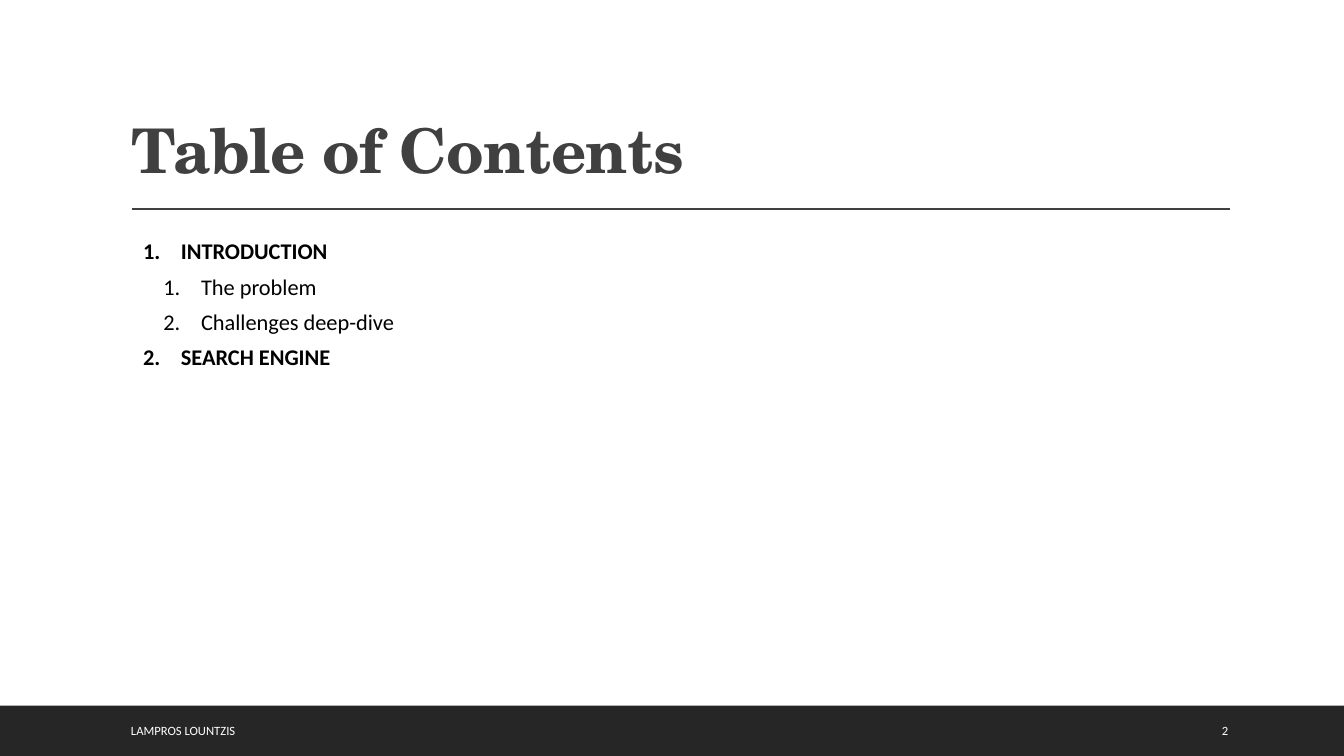
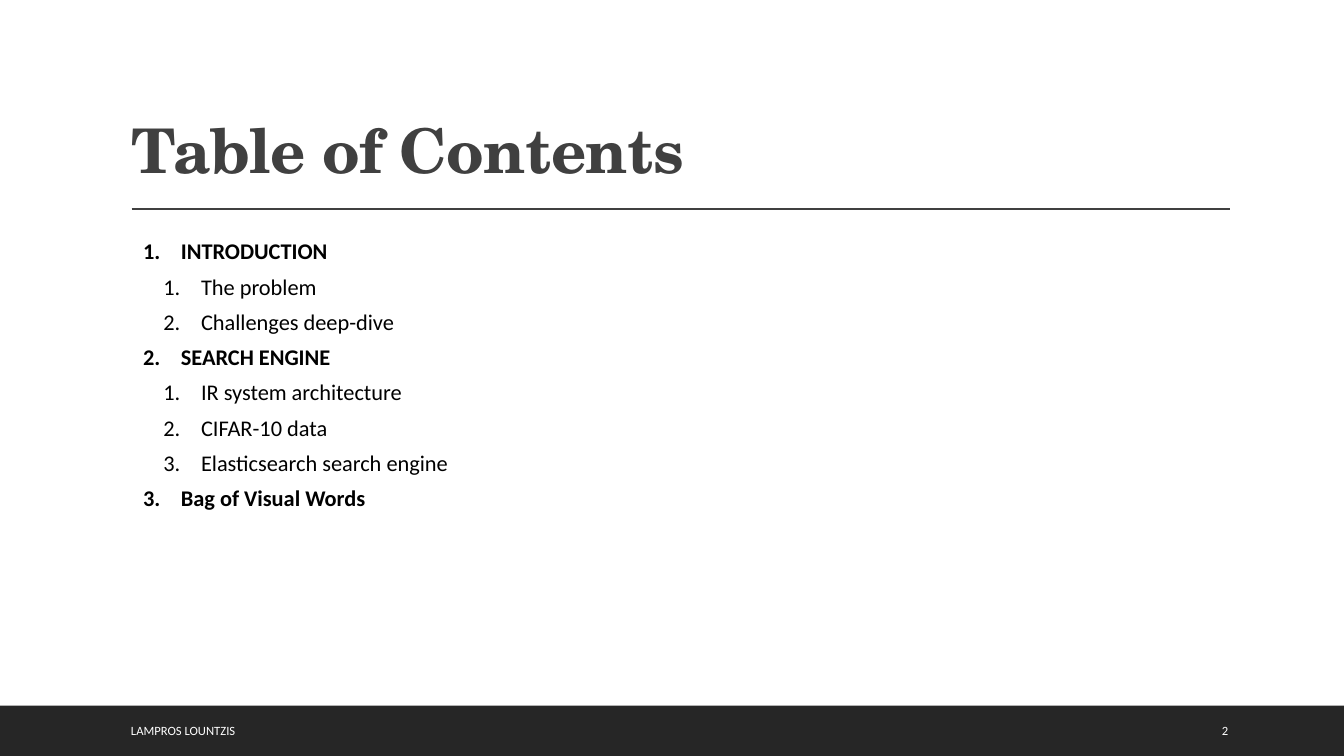
Before and after one commit to annamykcode/cbir-deep-learning, a slide deck: slide 2 of report/report.pptx. Drawn at 1344x756 pixels with LibreOffice and Linux fonts; fonts in the diff are those of the drawing. Boxes give left, top, right and bottom in pixels: in the first picture for what was removed or moved away, otherwise in the second. Text is boxed around its words. In the diff, an @@ line names an element or a change of style, - is before the commit and + after.

Commit message:
added IR system architecture, data explanation and Elasticsearch configuration

```diff
--- a/report/report.pptx
+++ b/report/report.pptx
@@ text at bbox=[181, 384, 448, 510]: paragraphs added @@
+    1. IR system architecture
+    2. CIFAR-10 data
+    3. Elasticsearch search engine
+  3. Bag of Visual Words
```
Also in this commit, not shown: 5 slides added, 1 other file.
